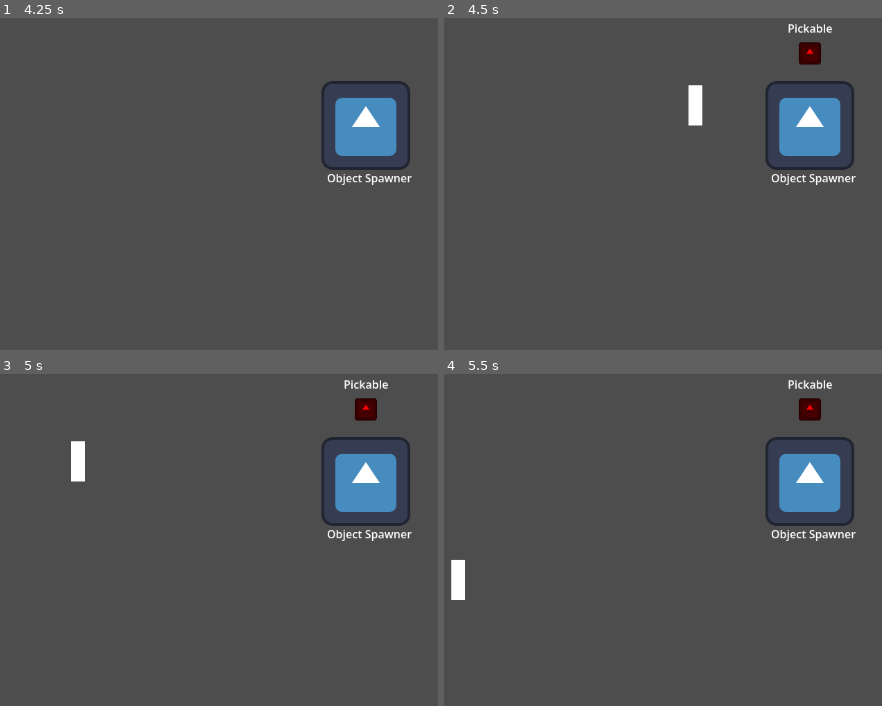
Above: before the commit, frames 1-4 (two rows, left to right).
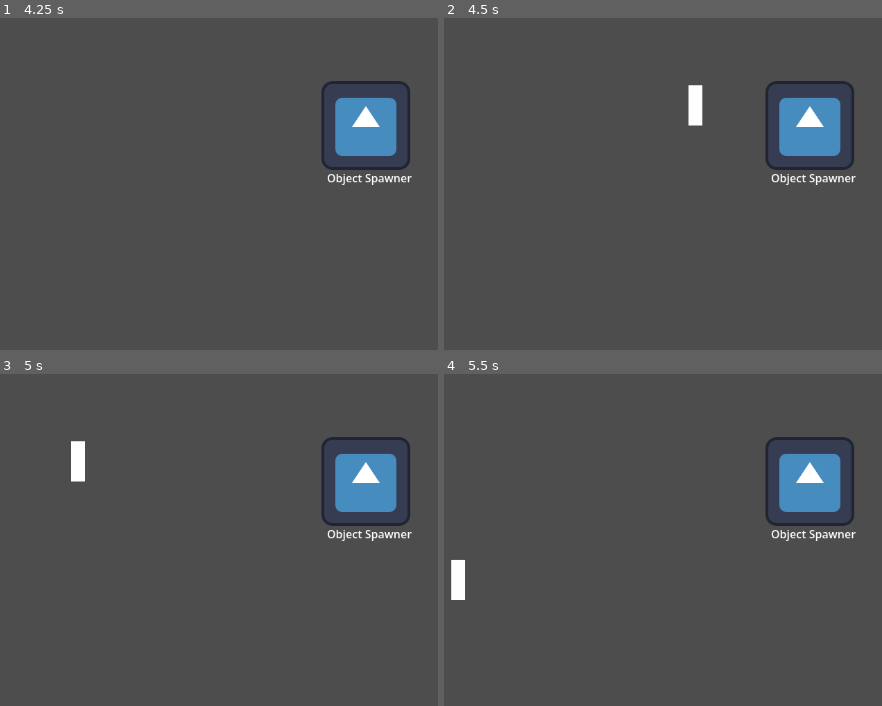
Above: after the commit, the same moments.

Repository: CamaraoLendario/Chaotic-Plants
Game: Godot game, scene res://main_world.tscn
The game is run twice, just before and just after one commit, with the same random seed, the same clock (stepped at 60 frames per second) and the same inputs. The engine's default icon, where the game draws it, is replaced by a stand-in: a white triangle on a blue panel in a dark square.
Inputs:
- Up to frame 1 (4.25 s): tap Enter at 0.5, 3.5 s; hold D (Right) 0.53-1.28 s; hold E (Interact) 0.53-1.28 s; hold S (Down) 1.28-2.03 s; tap E (Interact) at 1.35, 2.85 s; hold D (Right) 2.03-2.78 s; hold E (Interact) 2.03-2.78 s; tap Space at 2.75 s; hold W (Up) 2.78-3.53 s; hold A (Left) from 3.53 s (still down); hold E (Interact) from 3.53 s (still down)
- Up to frame 2 (4.5 s): keep holding A (Left); release E (Interact) at 4.28 s; tap E (Interact) at 4.35 s
- Up to frame 3 (5 s): keep holding A (Left)
- Up to frame 4 (5.5 s): release A (Left) at 5.03 s; hold S (Down) from 5.03 s (still down); hold E (Interact) from 5.03 s (still down)

Frame 1 is identical in both runs. In frame 2, 0.5% of the frame differs, in the area x 78-89%, y 1-15%; in frame 3, 0.5%; in frame 4, 0.5%.
Error after the commit: Parse Error: Class "Pickable" hides a global script class. (res://interact/pickable.gd:2)

Commit message:
Fixed script name, woops

Diff:
--- a/interact/Pickable.gd
+++ b/interact/Pickable.gd
@@ -7,14 +7,14 @@
 func interact(interactor: Node2D) -> void:
 	var objectHolder: ObjectHolder = interactor.get_node("ObjectHolder")
 	if objectHolder:
-		objectHolder.start_holding(self)
+		objectHolder.start_holding(self )
 
 
 func be_picked_up(objectHolder: ObjectHolder) -> void:
 	if !can_be_interacted():
 		return
 
-	objectHolder.start_holding(self)
+	objectHolder.start_holding(self )
 	isBeingHolded = true
 	curObjectHolder = objectHolder
 	objectHolder.dropped_object.connect(_on_was_dropped)
--- a/proto_object.tscn
+++ b/proto_object.tscn
@@ -1,6 +1,6 @@
 [gd_scene format=3 uid="uid://c4ei3qax5i842"]
 
-[ext_resource type="Script" uid="uid://lmpotdepes13" path="res://interact/Pickable.gd" id="1_2iui2"]
+[ext_resource type="Script" path="res://interact/pickable.gd" id="1_2iui2"]
 [ext_resource type="Texture2D" uid="uid://chnu528uov0n" path="res://icon.svg" id="1_86ad0"]
 
 [sub_resource type="RectangleShape2D" id="RectangleShape2D_2iui2"]
